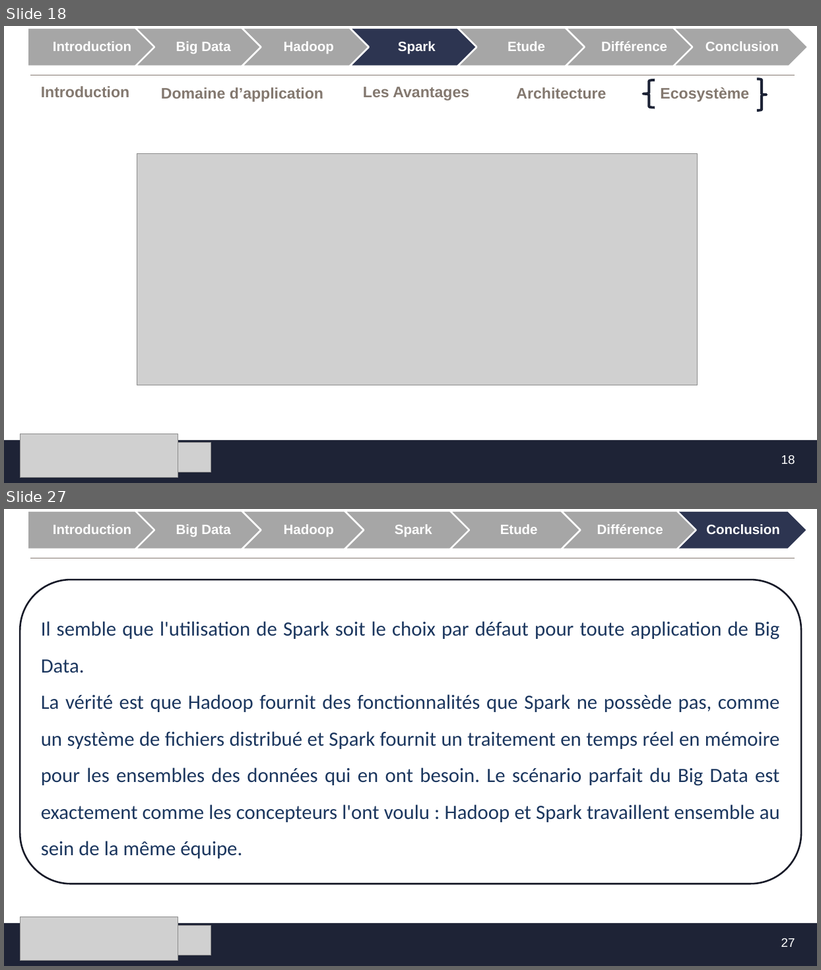
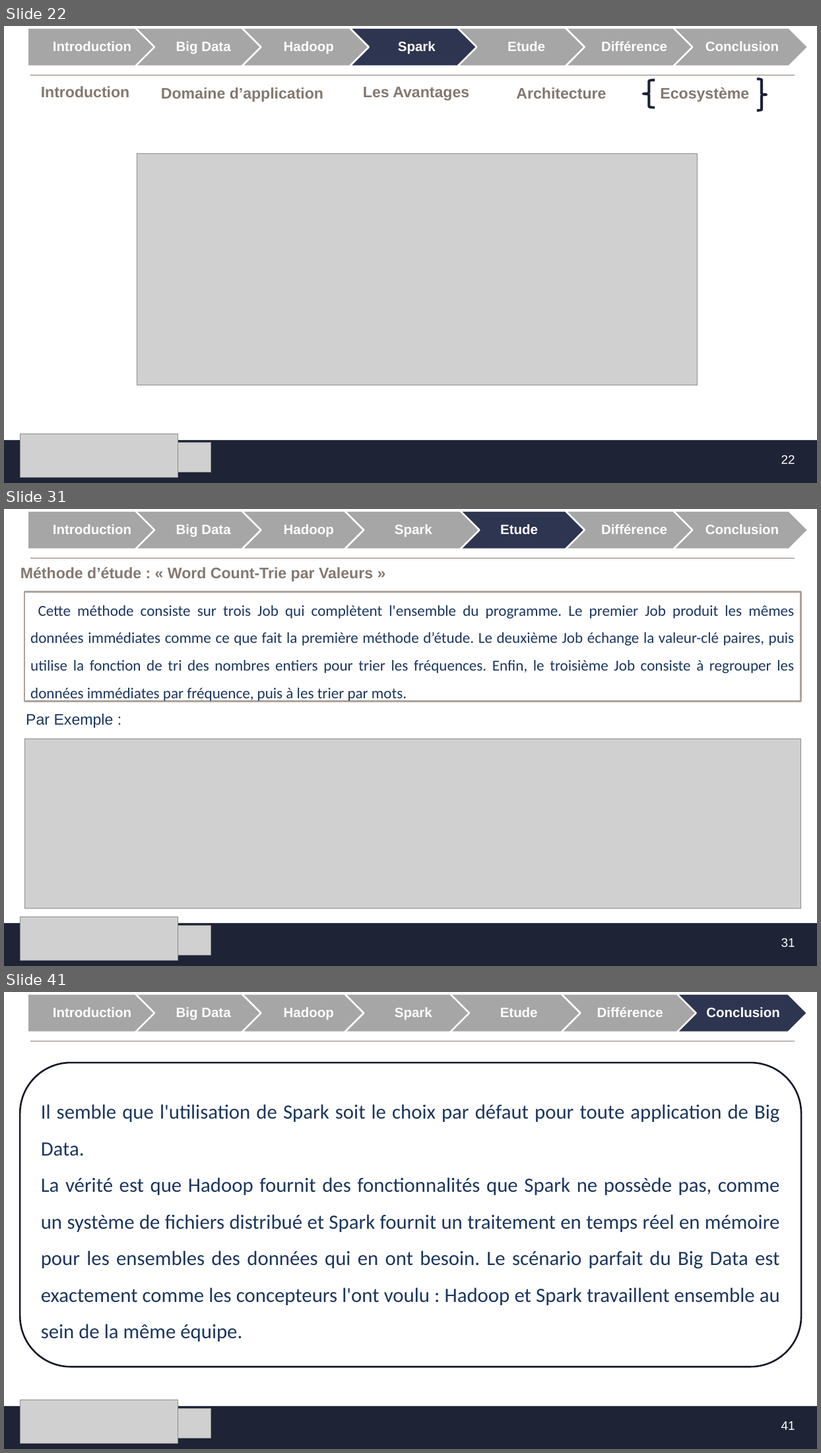
Before and after one commit to MF-13/E-Learning_Platforme, a slide deck: SFE/Présentation_SFE.pptx. Shown one above the other, each under a label of ours: slides 18 and 27 before the commit, slides 22, 31 and 41 after it; the slides between them are not shown. The pictures are 821x970 and 821x1453 pixels, drawn with LibreOffice and Linux fonts; fonts in the diff are those of the drawing; grey boxes stand for pictures; background and template pictures are left out. Boxes give left, top, right and bottom in pixels: in the first picture for what was removed or moved away, otherwise in the second. Text is boxed around its words. In the diff, an @@ line names an element or a change of style, - is before the commit and + after.

```diff
--- a/SFE/Présentation_SFE.pptx
+++ b/SFE/Présentation_SFE.pptx
@@ slide 31 added at <box>4,509,817,966</box>, background #FFFFFF; not listed: 4 template elements that a slide beside it also shows @@
@@ group added at <box>27,511,809,549</box>: 7 texts, 6 chevrons, 1 pentagon arrow @@
+Introduction
+Big Data
+Hadoop
+Etude
+Spark
+Différence
+Conclusion
@@ title added at <box>20,567,373,582</box>, 18 pt, text #83786F, bold @@
+Méthode d’étude : « Word Count-Trie par Valeurs »
@@ rectangle added at <box>24,592,801,702</box>, fill #FFFFFF, outline #ACA39A 2 pt, 18 pt, text #1B365E @@
+Cette méthode consiste sur trois Job qui complètent l'ensemble du programme. Le premier Job produit les mêmes données immédiates comme ce que fait la première méthode d’étude. Le deuxième Job échange la valeur-clé paires, puis utilise la fonction de tri des nombres entiers pour trier les fréquences. Enfin, le troisième Job consiste à regrouper les données immédiates par fréquence, puis à les trier par mots.
@@ text added at <box>26,714,114,728</box>, 18 pt, text #1B365E @@
+Par Exemple :
@@ picture added at <box>24,739,801,908</box> @@
@@ picture added at <box>20,917,178,961</box> @@
@@ picture added at <box>20,926,211,956</box> @@
@@ page number added at <box>781,939,795,947</box>, 14.7 pt, text #FFFFFF @@
+31
@@ what was slide 18 is now slide 22 @@
@@ page number at <box>781,456,795,464</box>: text changed @@
-18
+22
@@ what was slide 27 is now slide 41 @@
@@ page number at <box>781,1422,795,1430</box>: text changed @@
-27
+41
```
Also in this commit, not shown: 10 slides changed, 13 other slides added.
